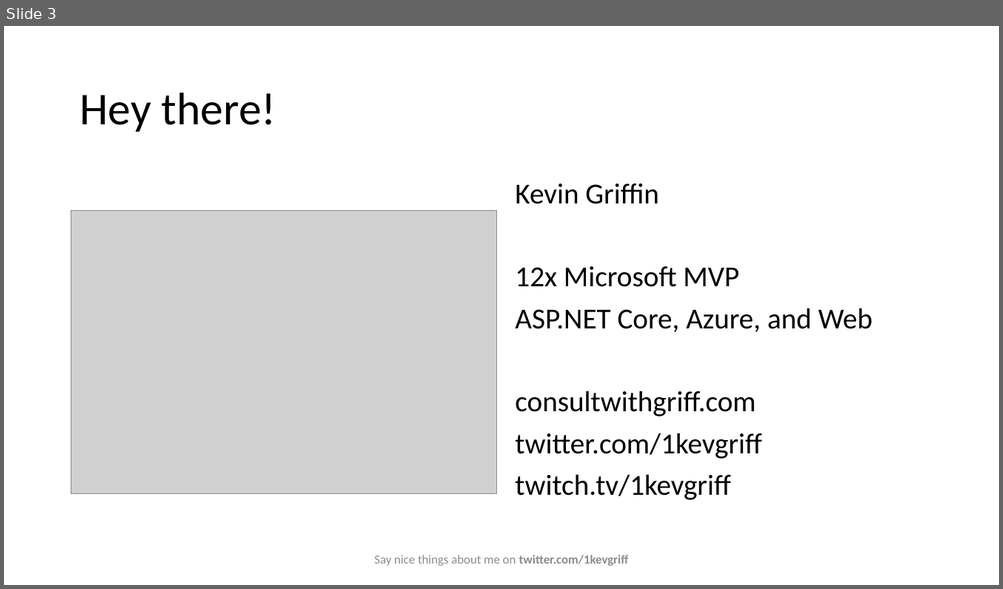
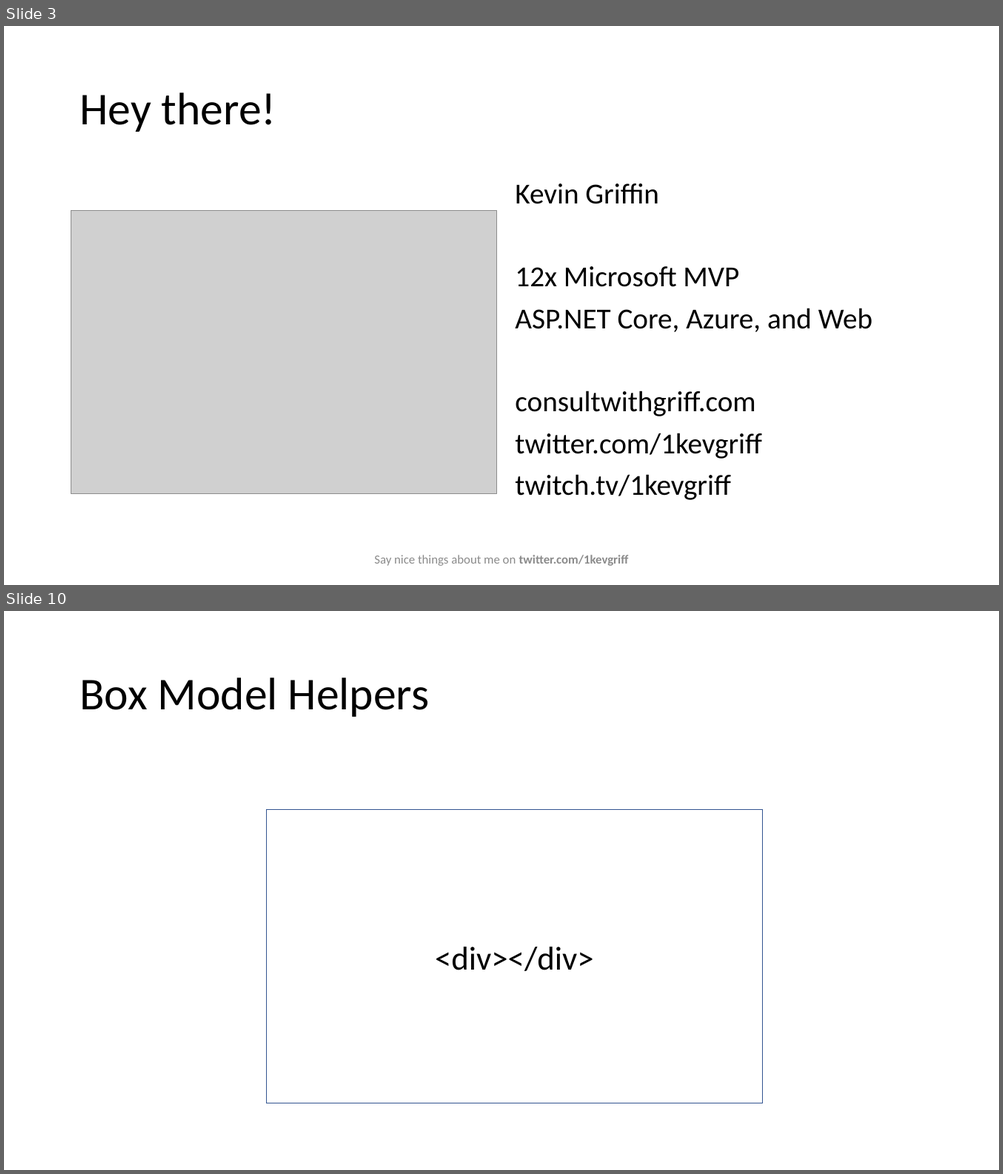
Before and after one commit to 1kevgriff/TailwindEssentials, a slide deck: Slides/Tailwind Essentials.pptx. Shown one above the other, each under a label of ours: slide 3 before the commit, slides 3 and 10 after it; the slides between them are not shown. The pictures are 1003x589 and 1003x1174 pixels, drawn with LibreOffice and Linux fonts; fonts in the diff are those of the drawing; grey boxes stand for pictures. Boxes give left, top, right and bottom in pixels: in the first picture for what was removed or moved away, otherwise in the second. Text is boxed around its words. In the diff, an @@ line names an element or a change of style, - is before the commit and + after.

```diff
--- a/Slides/Tailwind Essentials.pptx
+++ b/Slides/Tailwind Essentials.pptx
@@ slide 10 added at (x1=4, y1=611, x2=999, y2=1170), background #FFFFFF @@
@@ title added at (x1=79, y1=678, x2=430, y2=717), 44 pt, text #000000 @@
+Box Model Helpers
@@ rectangle added at (x1=267, y1=810, x2=762, y2=1104), fill #FFFFFF, outline #325491 1 pt, 32 pt, text #000000 @@
+<div></div>
```
Also in this commit, not shown: 27 other slides added, 1 slide removed, 51 other files.
